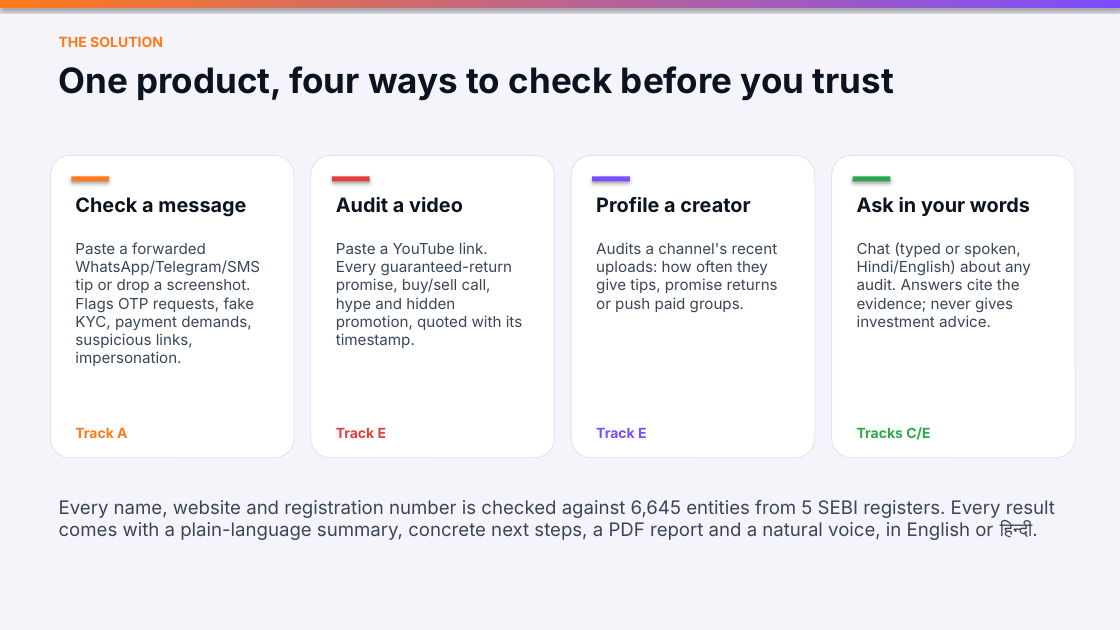
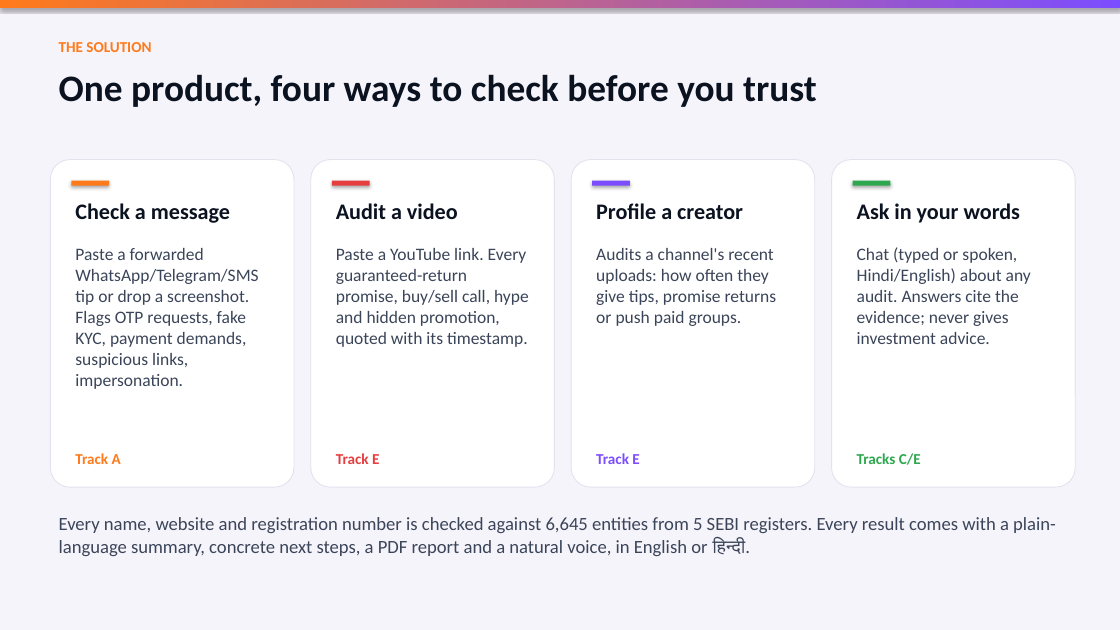
Before and after one commit to RudraPandit0504/nirikshak, a slide deck: slide 4 of presentation/Nirikshak.pptx. Drawn at 1120x630 pixels with LibreOffice and Linux fonts; fonts in the diff are those of the drawing. Boxes give left, top, right and bottom in pixels: in the first picture for what was removed or moved away, otherwise in the second. Text is boxed around its words. In the diff, an @@ line names an element or a change of style, - is before the commit and + after.

Commit message:
Deck: Calibri, fuller layouts, fresh screenshots and calibrated numbers

```diff
--- a/presentation/Nirikshak.pptx
+++ b/presentation/Nirikshak.pptx
@@ text "One product, four ways to ..." at (x1=59, y1=74, x2=817, y2=107): size 30 to 32 pt, font Inter to Calibri @@
@@ rounded rectangle resized from (x1=50, y1=155, x2=294, y2=458) to (x1=50, y1=160, x2=294, y2=487) @@
@@ rounded rectangle resized from (x1=311, y1=155, x2=555, y2=458) to (x1=311, y1=160, x2=555, y2=487) @@
@@ rounded rectangle resized from (x1=571, y1=155, x2=815, y2=458) to (x1=571, y1=160, x2=815, y2=487) @@
@@ rounded rectangle resized from (x1=832, y1=155, x2=1075, y2=458) to (x1=832, y1=160, x2=1075, y2=487) @@
@@ size 17 to 19 pt, font Inter to Calibri in 4 elements at (x1=75, y1=203, x2=230, y2=223), (x1=336, y1=203, x2=458, y2=219), (x1=596, y1=203, x2=743, y2=219), (x1=857, y1=203, x2=1020, y2=223) @@
@@ 4 rectangles moved together from (x1=71, y1=176, x2=891, y2=181) to (x1=71, y1=181, x2=891, y2=186) @@
@@ size 13 to 15 pt, font Inter to Calibri in 4 elements at (x1=75, y1=248, x2=258, y2=389), (x1=336, y1=248, x2=529, y2=347), (x1=596, y1=248, x2=777, y2=326), (x1=857, y1=247, x2=1031, y2=344) @@
@@ size 12 to 13 pt, font Inter to Calibri in 5 elements at (x1=59, y1=42, x2=151, y2=52), (x1=75, y1=453, x2=121, y2=464), (x1=336, y1=453, x2=379, y2=464), (x1=596, y1=453, x2=639, y2=464), (x1=857, y1=453, x2=921, y2=465) @@
@@ 4 texts moved together from (x1=75, y1=427, x2=930, y2=440) to (x1=75, y1=453, x2=921, y2=465) @@
@@ text "Every name, website and registration ..." moved from (x1=59, y1=500, x2=1055, y2=540) to (x1=59, y1=517, x2=1056, y2=556) @@
@@ text "Every name, website and registration ..." at (x1=59, y1=517, x2=1056, y2=556): font Inter to Calibri @@
```
Also in this commit, not shown: 13 other slides changed, 1 other file.
